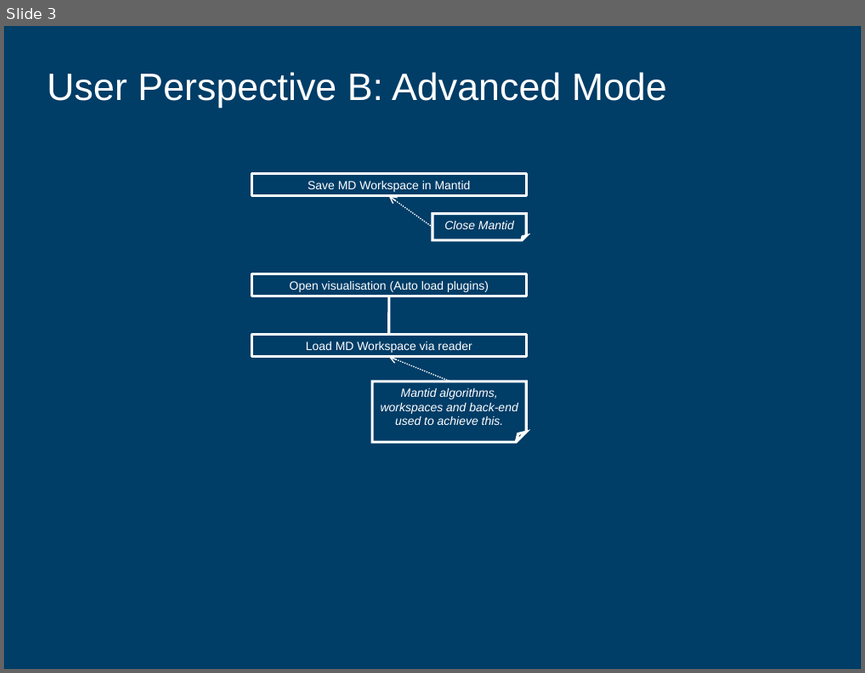
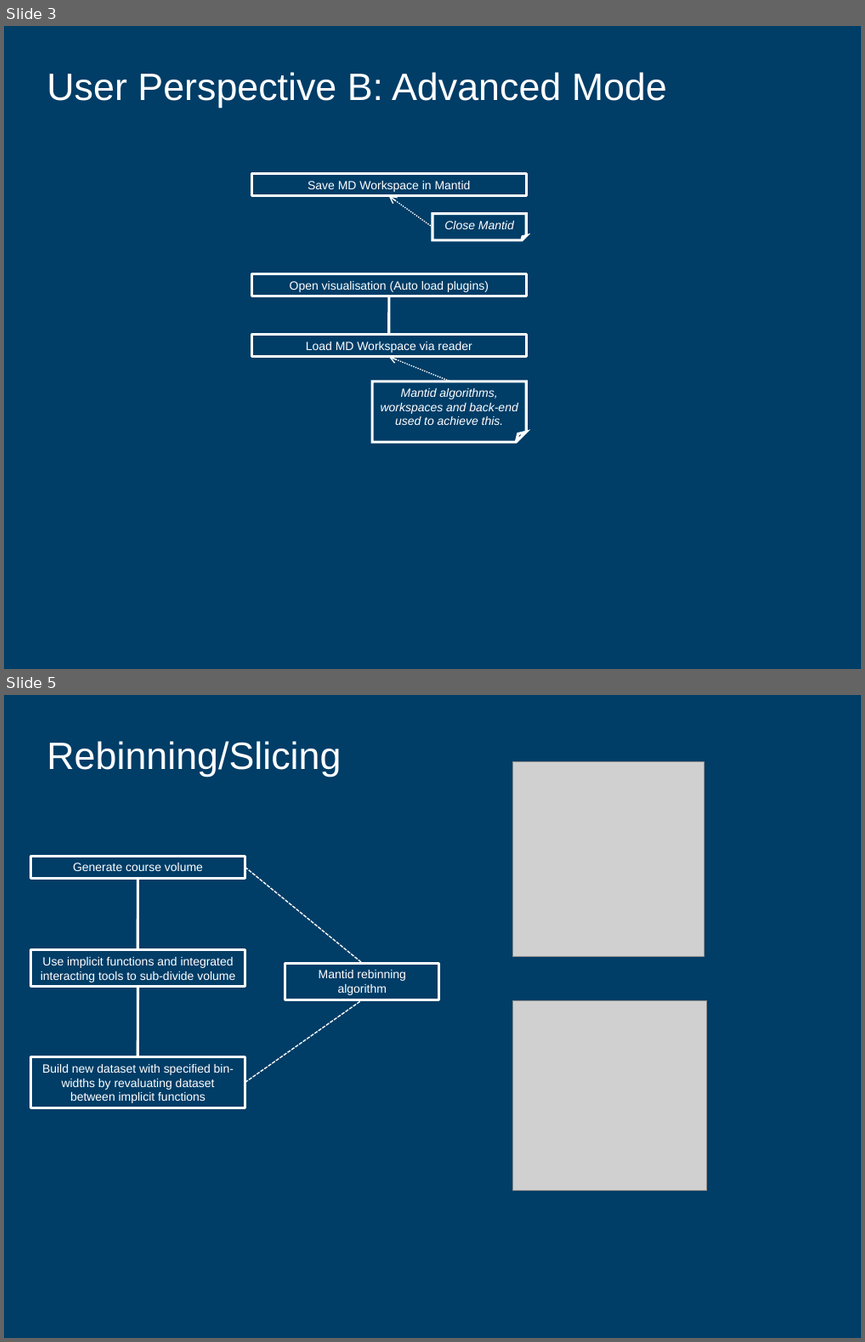
Before and after one commit to mantidproject/documents, a slide deck: Design/Visualisation_and_Analysis/VisualisationAndAnalysisArchitecture.ppt. Shown one above the other, each under a label of ours: slide 3 before the commit, slides 3 and 5 after it; the slides between them are not shown. The pictures are 865x673 and 865x1342 pixels, drawn with LibreOffice and Linux fonts; fonts in the diff are those of the drawing; grey boxes stand for pictures; background and template pictures are left out. Boxes give left, top, right and bottom in pixels: in the first picture for what was removed or moved away, otherwise in the second. Text is boxed around its words. In the diff, an @@ line names an element or a change of style, - is before the commit and + after.

Commit message:
Additional sides for slicing added.

```diff
--- a/Design/Visualisation_and_Analysis/VisualisationAndAnalysisArchitecture.ppt
+++ b/Design/Visualisation_and_Analysis/VisualisationAndAnalysisArchitecture.ppt
@@ slide 5 added at <box>4,695,861,1338</box>, background #003D67 @@
@@ title added at <box>46,741,341,777</box>, 32 pt, text #FFFFFF @@
+Rebinning/Slicing
@@ picture added at <box>513,762,704,956</box> @@
@@ rectangle added at <box>30,857,245,879</box>, outline #FFFFFF 2.24 pt, 10 pt, text #FFFFFF @@
+Generate course volume
@@ line added from (245, 868) to (362, 964), #FFFFFF 0.99 pt dashed @@
@@ line added from (137, 949) to (137, 879), #FFFFFF 2.24 pt @@
@@ rectangle added at <box>30,949,245,987</box>, outline #FFFFFF 2.24 pt, 10 pt, text #FFFFFF @@
+Use implicit functions and integrated interacting tools to sub-divide volume
@@ rectangle added at <box>285,964,439,1000</box>, outline #FFFFFF 2.24 pt, 10 pt, text #FFFFFF @@
+Mantid rebinning algorithm
@@ line added from (137, 987) to (137, 1056), #FFFFFF 2.24 pt @@
@@ line added from (245, 1083) to (362, 1000), #FFFFFF 0.99 pt dashed @@
@@ picture added at <box>513,1000,708,1191</box> @@
@@ rectangle added at <box>30,1056,245,1108</box>, outline #FFFFFF 2.24 pt, 10 pt, text #FFFFFF @@
+Build new dataset with specified bin-widths by revaluating dataset between implicit functions
```
Also in this commit, not shown: 1 slide changed, 4 other slides added.
